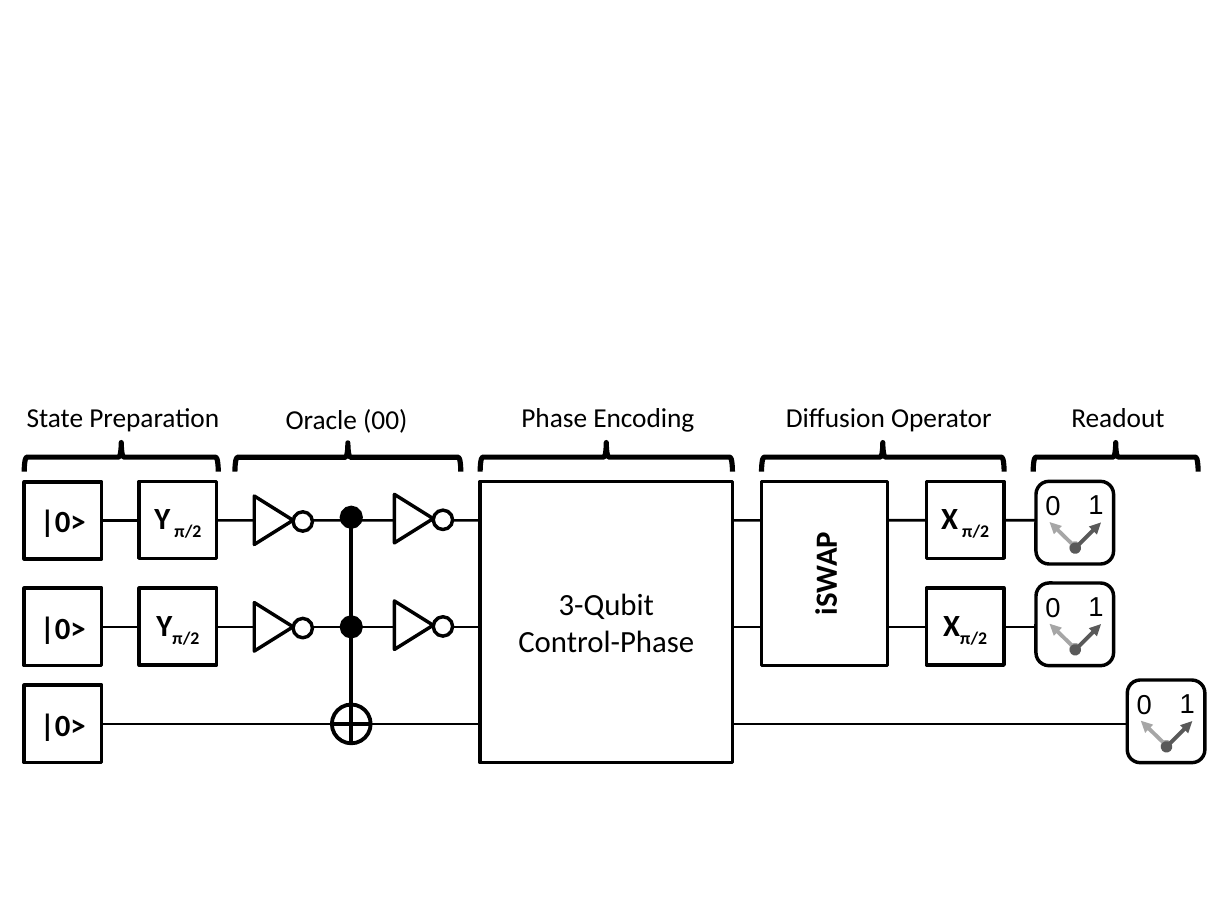
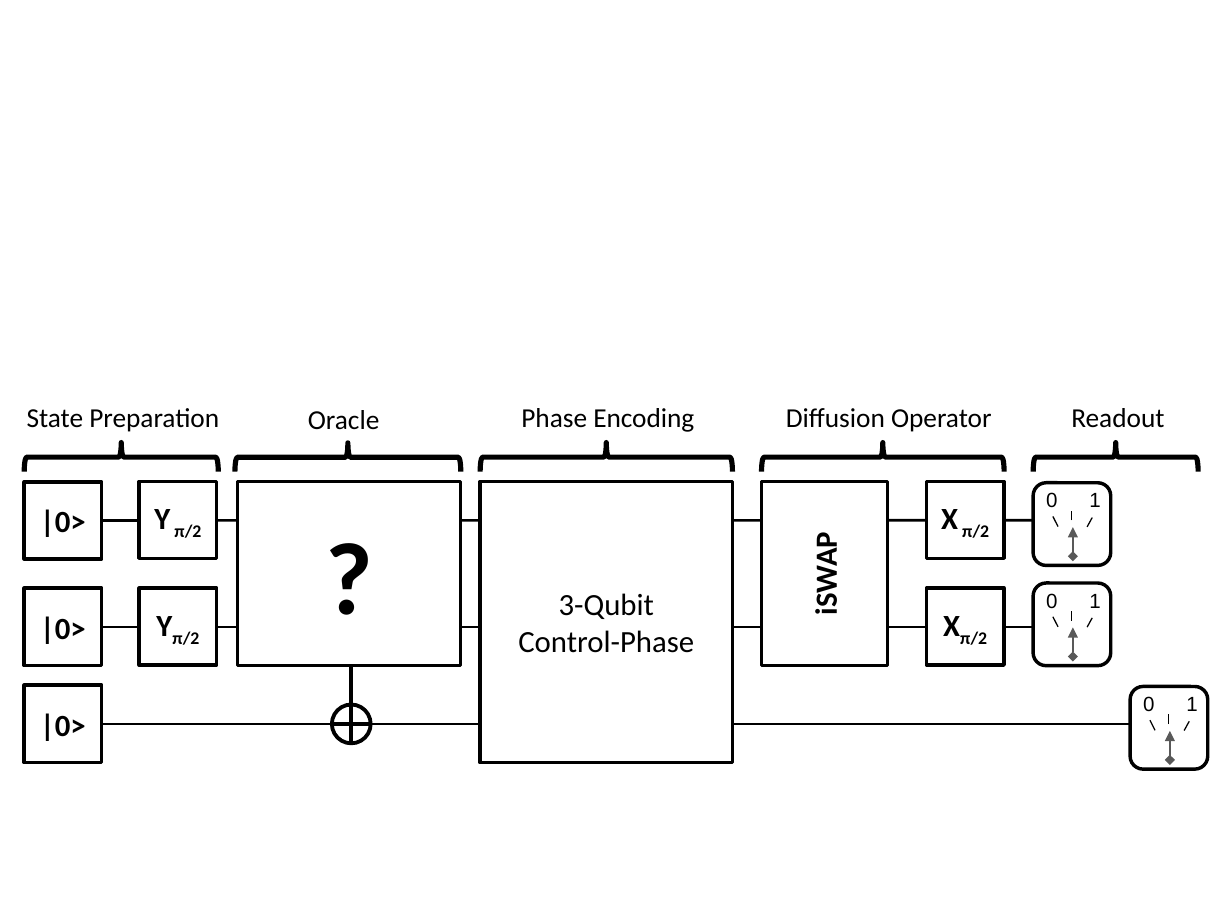
Before and after one commit to adewes/phd-thesis-physics, a slide deck: slide 2 of material/papers/grover/classical_reversible_algorithm.pptx. Drawn at 1232x924 pixels with LibreOffice and Linux fonts; fonts in the diff are those of the drawing. Boxes give left, top, right and bottom in pixels: in the first picture for what was removed or moved away, otherwise in the second. Text is boxed around its words. In the diff, an @@ line names an element or a change of style, - is before the commit and + after.

```diff
--- a/material/papers/grover/classical_reversible_algorithm.pptx
+++ b/material/papers/grover/classical_reversible_algorithm.pptx
@@ text at [308,410,379,430]: text changed @@
-Oracle (00)
+Oracle
@@ rectangle added at [238,482,461,667], fill #FFFFFF, outline #000000 2 pt, 60 pt, text #000000, bold @@
+?
@@ freeform shape removed at [254,496,292,545] @@
@@ ellipse removed at [341,508,361,527] @@
@@ freeform shape removed at [394,494,432,542] @@
@@ ellipse removed at [293,511,313,531] @@
@@ ellipse removed at [434,510,453,530] @@
@@ double arrow removed from (1076, 547) to (1050, 522) @@
@@ line added from (1058, 526) to (1053, 516), #000000 0.75 pt @@
@@ line added from (1072, 520) to (1072, 511), #000000 0.75 pt @@
@@ double arrow moved from (1076, 548) - (1101, 522) to (1073, 557) - (1073, 527) @@
@@ double arrow (1073, 557) - (1073, 527): stroke #595959 2.25 pt to #595959 1 pt; arrowheads changed @@
@@ line added from (1087, 527) to (1093, 517), #000000 0.75 pt @@
@@ size 16 to 12 pt in 6 elements at [1143,696,1154,712], [1186,697,1197,711], [1046,492,1057,508], [1089,493,1100,507], [1089,594,1100,608], [1046,593,1057,609] @@
@@ freeform shape removed at [254,602,292,650] @@
@@ ellipse removed at [293,618,313,638] @@
@@ ellipse removed at [341,617,361,637] @@
@@ freeform shape removed at [394,601,432,649] @@
@@ ellipse removed at [434,617,453,637] @@
@@ line added from (1058, 627) to (1053, 617), #000000 0.75 pt @@
@@ line added from (1072, 621) to (1072, 611), #000000 0.75 pt @@
@@ double arrow moved from (1076, 648) - (1050, 623) to (1073, 657) - (1073, 627) @@
@@ double arrow (1073, 657) - (1073, 627): stroke #A6A6A6 2.25 pt to #595959 1 pt; arrowheads changed @@
@@ double arrow moved from (1076, 649) - (1101, 625) to (1087, 627) - (1093, 618) @@
@@ double arrow (1087, 627) - (1093, 618): double arrow to line; stroke #595959 2.25 pt to #000000 0.75 pt @@
@@ rounded rectangle: place and size @@
-rounded rectangle at [1127,680,1205,763]
+rounded rectangle at [1130,686,1207,769]
@@ line added from (1169, 724) to (1169, 715), #000000 0.75 pt @@
@@ double arrow moved from (1167, 745) - (1141, 721) to (1156, 731) - (1149, 721) @@
@@ double arrow (1156, 731) - (1149, 721): double arrow to line; stroke #A6A6A6 2.25 pt to #000000 0.75 pt @@
@@ double arrow moved from (1167, 747) - (1193, 721) to (1170, 760) - (1170, 731) @@
@@ double arrow (1170, 760) - (1170, 731): stroke #595959 2.25 pt to #595959 1 pt; arrowheads changed @@
@@ line added from (1184, 731) to (1189, 721), #000000 0.75 pt @@
```
Also in this commit, not shown: 3 other slides changed, 8 other files.
